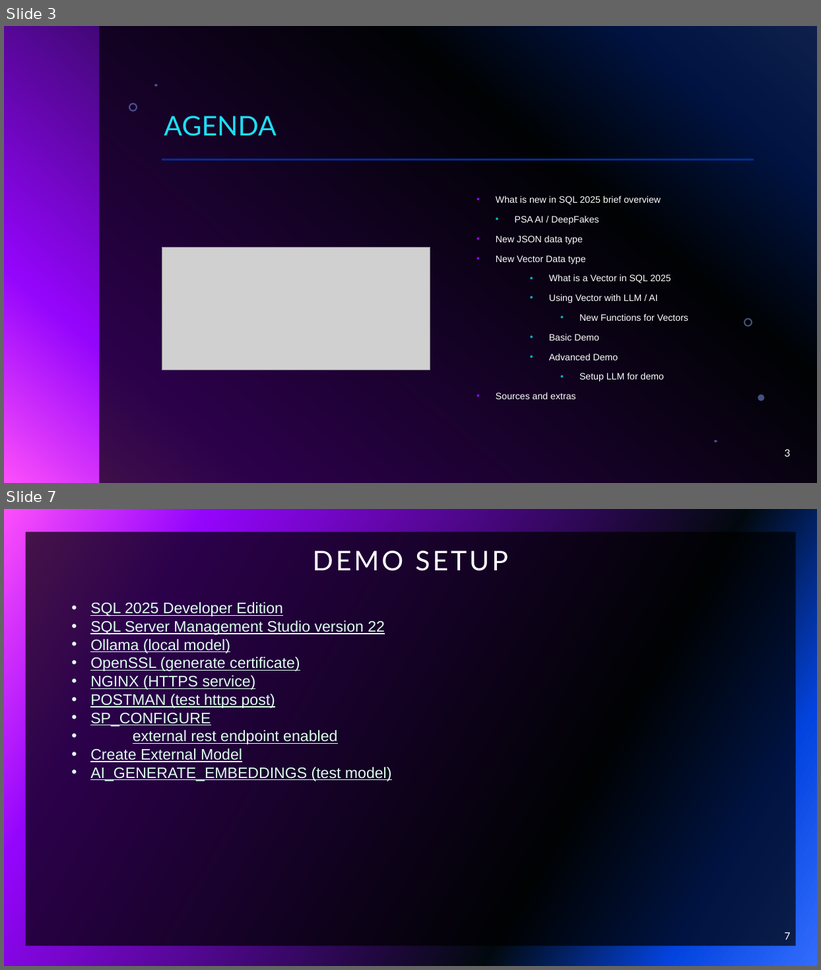
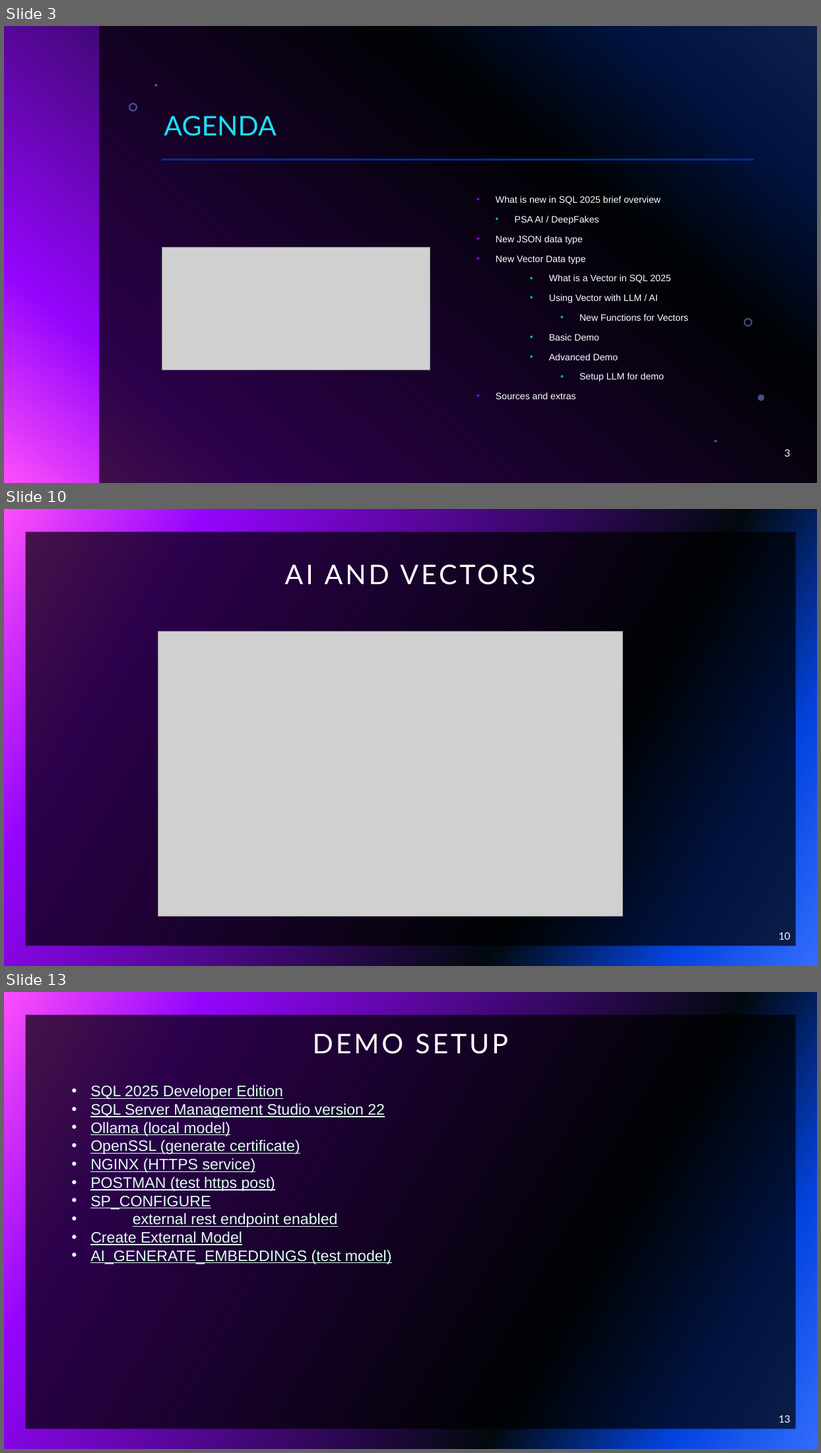
Before and after one commit to sqlbouncer/PSSUG_202512, a slide deck: PSSUG_202511.pptx. Shown one above the other, each under a label of ours: slides 3 and 7 before the commit, slides 3, 10 and 13 after it; the slides between them are not shown. The pictures are 821x970 and 821x1453 pixels, drawn with LibreOffice and Linux fonts; fonts in the diff are those of the drawing; grey boxes stand for pictures; background and template pictures are left out. Boxes give left, top, right and bottom in pixels: in the first picture for what was removed or moved away, otherwise in the second. Text is boxed around its words. In the diff, an @@ line names an element or a change of style, - is before the commit and + after.

```diff
--- a/PSSUG_202511.pptx
+++ b/PSSUG_202511.pptx
@@ slide 10 added at [4, 509, 817, 966], background gradient #316CFC to #0343DF to #02090E to #9405FC to #FC4EFB; not listed: 1 template element that a slide beside it also shows @@
@@ title added at [285, 564, 535, 585], 32 pt, text #FFFFFF @@
+AI AND VECTORS
@@ picture added at [158, 632, 623, 916] @@
@@ page number added at [779, 933, 791, 940], 12 pt, text #FFFFFF @@
+10
@@ what was slide 7 is now slide 13 @@
@@ page number at [779, 1416, 791, 1423]: text changed @@
-7
+13
```
Also in this commit, not shown: 3 slides changed, 6 other slides added, 2 slides removed, 4 other files.
